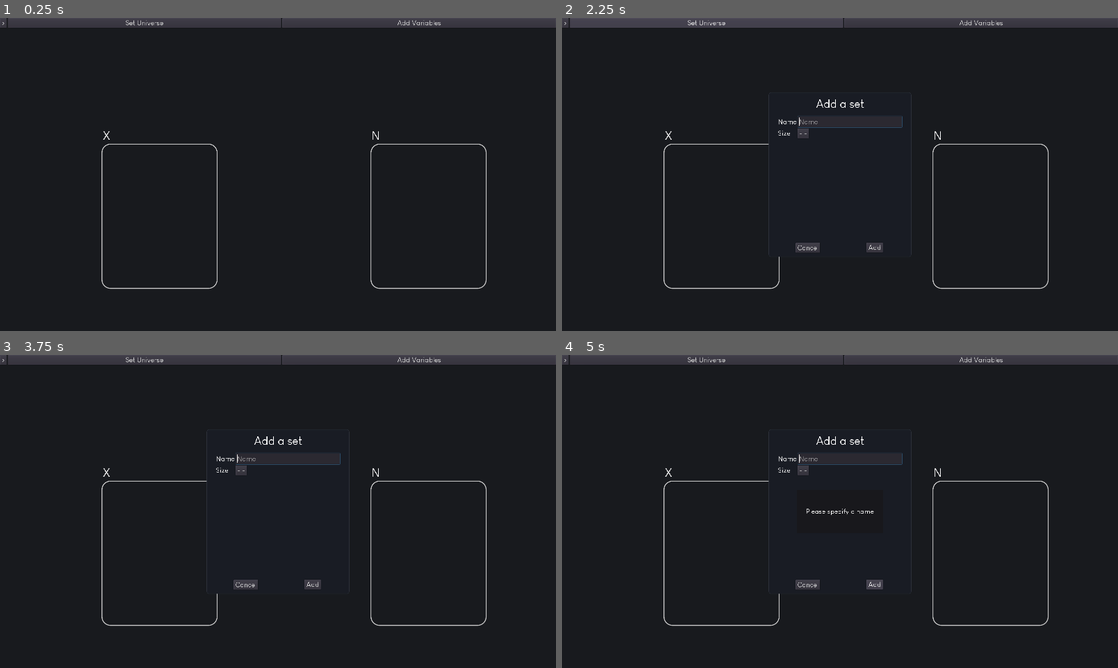
Above: before the commit, frames 1-4 (two rows, left to right).
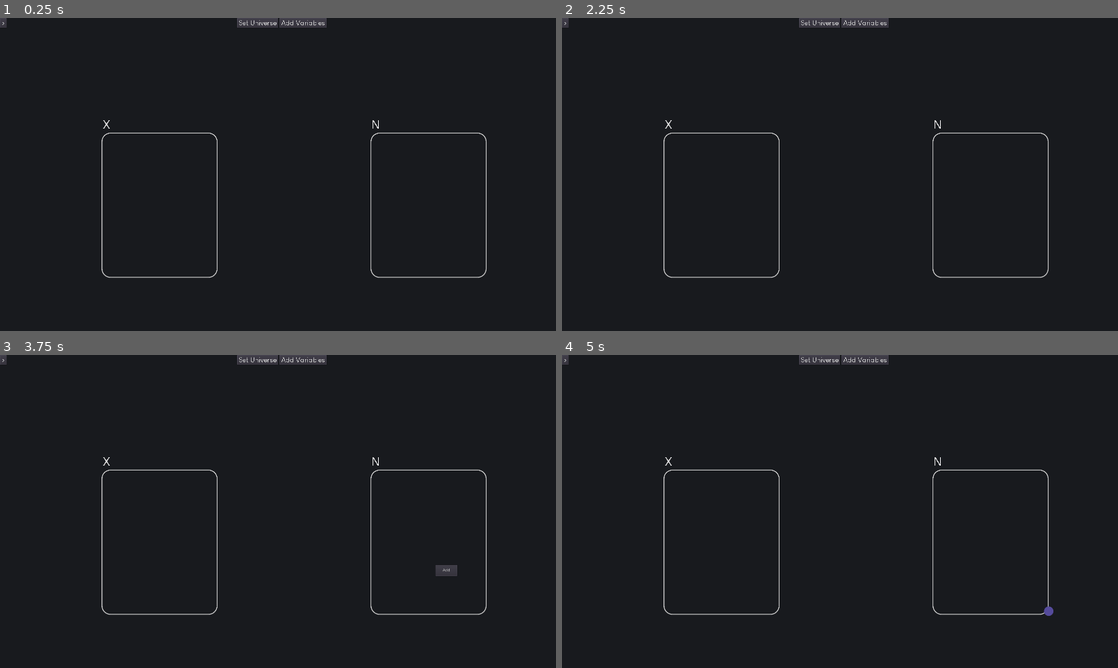
Above: after the commit, the same moments.

Repository: Mickaly13X/wv_project
Game: Godot game, scene res://Scenes/Main.tscn
The game is run twice, just before and just after one commit, with the same random seed, the same clock (stepped at 60 frames per second) and the same inputs.
Inputs (mouse positions are in pixels of both pictures, inside the frame that each line leads up to):
- Up to frame 1 (0.25 s): no input
- Up to frame 2 (2.25 s): click ">" at 0.5 s; click "<" (after the commit: ">") at 1.25 s; click "Set Universe" at 2 s
- Up to frame 3 (3.75 s): click "Add Variables" at 2.75 s; click (428, 552) at 3.52 s
- Up to frame 4 (5 s): click "Add" at 4.25 s

The runs differ from the first frame. In frame 1, 3.4% of the frame differs, in the area x 1-100%, y 0-87%; in frame 2, 4.0%; in frame 3, 4.1%; in frame 4, 4.1%.

Commit message:
🌱 IMPROVE: Set UI position

Diff:
--- a/Visualizer/Scenes/Main.tscn
+++ b/Visualizer/Scenes/Main.tscn
@@ -97,13 +97,13 @@
 margin_bottom = 34.0
 size_flags_horizontal = 3
 size_flags_vertical = 3
+alignment = 1
 
 [node name="SetUniverse" type="Button" parent="HSplit/MainPanel/UI/HUD/Main"]
-margin_right = 944.0
+margin_left = 792.0
+margin_right = 934.0
 margin_bottom = 34.0
 focus_mode = 0
-size_flags_horizontal = 3
-size_flags_vertical = 3
 custom_fonts/font = ExtResource( 4 )
 enabled_focus_mode = 0
 text = "Set Universe"
@@ -112,12 +112,10 @@
 }
 
 [node name="AddVariables" type="Button" parent="HSplit/MainPanel/UI/HUD/Main"]
-margin_left = 948.0
-margin_right = 1893.0
+margin_left = 938.0
+margin_right = 1101.0
 margin_bottom = 34.0
 focus_mode = 0
-size_flags_horizontal = 3
-size_flags_vertical = 3
 custom_fonts/font = ExtResource( 4 )
 enabled_focus_mode = 0
 text = "Add Variables"
@@ -126,9 +124,8 @@
 }
 
 [node name="Sets" type="Control" parent="."]
-margin_top = 38.0
-margin_right = 1920.0
-margin_bottom = 1080.0
+anchor_right = 1.0
+anchor_bottom = 1.0
 size_flags_horizontal = 3
 size_flags_vertical = 3
 __meta__ = {
